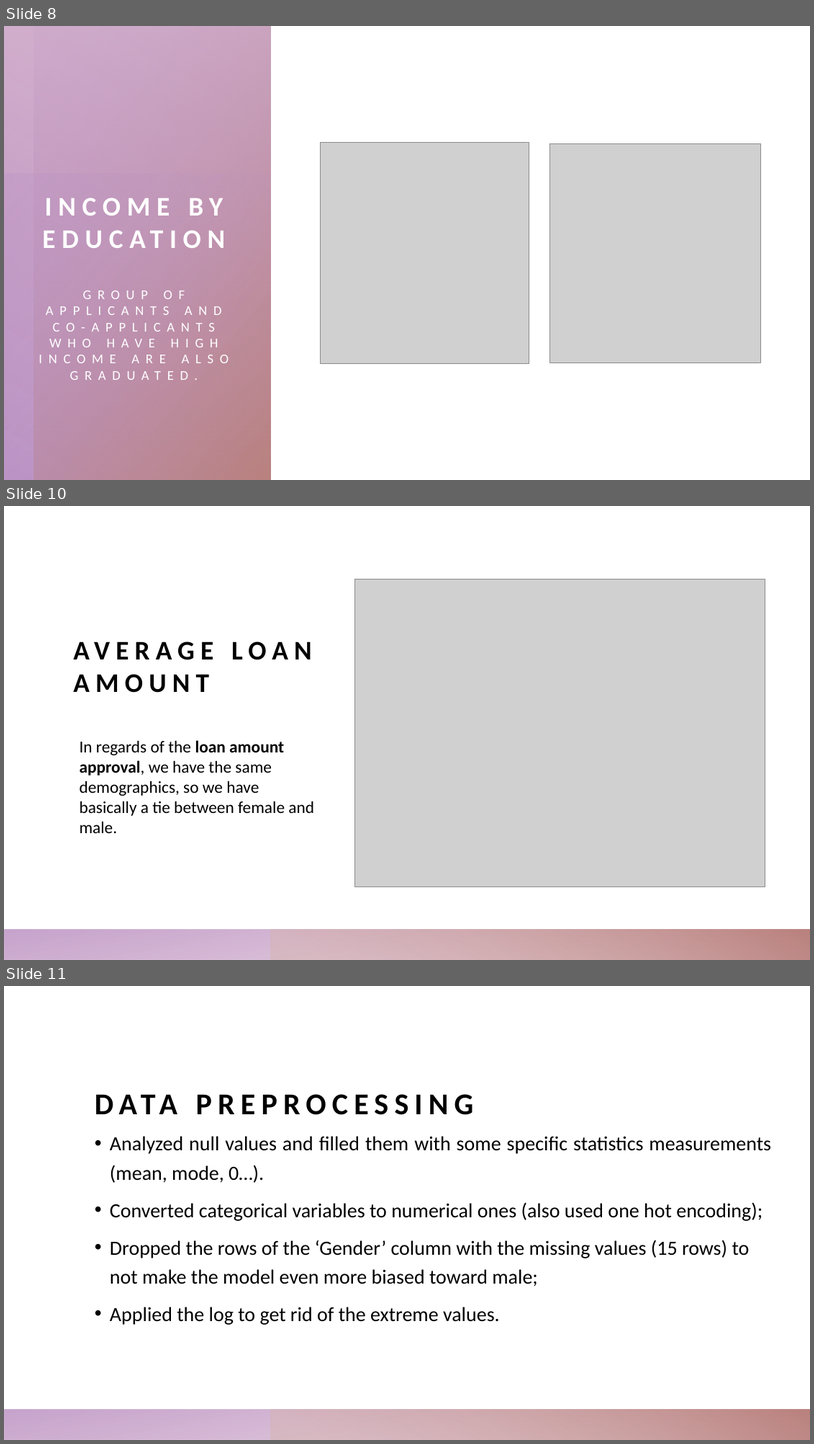
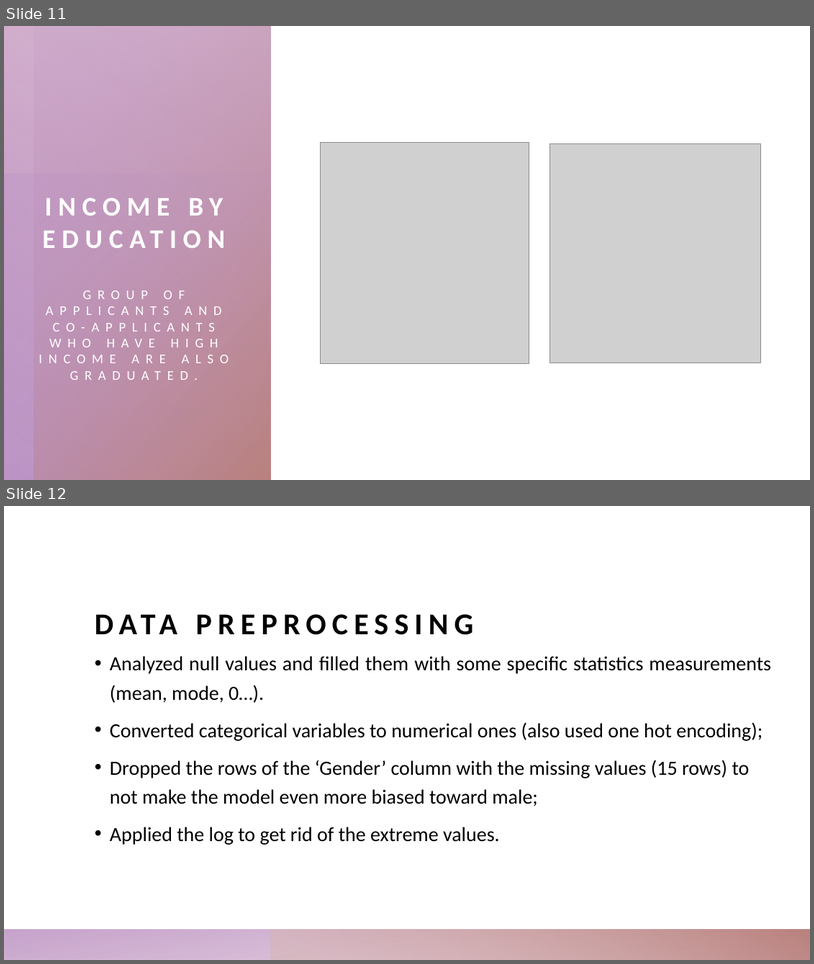
Before and after one commit to rafaelaqfc/Loan-Prediction-Project, a slide deck: Presentation.pptx. Shown one above the other, each under a label of ours: slides 8, 10 and 11 before the commit, slides 11 and 12 after it; the slides between them are not shown. The pictures are 814x1444 and 814x964 pixels, drawn with LibreOffice and Linux fonts; fonts in the diff are those of the drawing; grey boxes stand for pictures. Boxes give left, top, right and bottom in pixels: in the first picture for what was removed or moved away, otherwise in the second. Text is boxed around its words. In the diff, an @@ line names an element or a change of style, - is before the commit and + after.

```diff
--- a/Presentation.pptx
+++ b/Presentation.pptx
@@ slide 10 removed at (4,506,810,960), background #FFFFFF; not listed: 2 template elements that a slide beside it also shows @@
@@ picture removed at (355,579,765,886) @@
@@ title removed at (73,674,209,692) @@
-AVERAGE LOAN AMOUNT
@@ text removed at (80,740,314,816) @@
-In regards of the loan amount approval, we have the same demographics, so we have basically a tie between female and male.
@@ what was slide 8 is now slide 11 @@
@@ what was slide 11 is now slide 12 @@
```
Also in this commit, not shown: 3 slides changed, 3 slides added, 1 other file.
